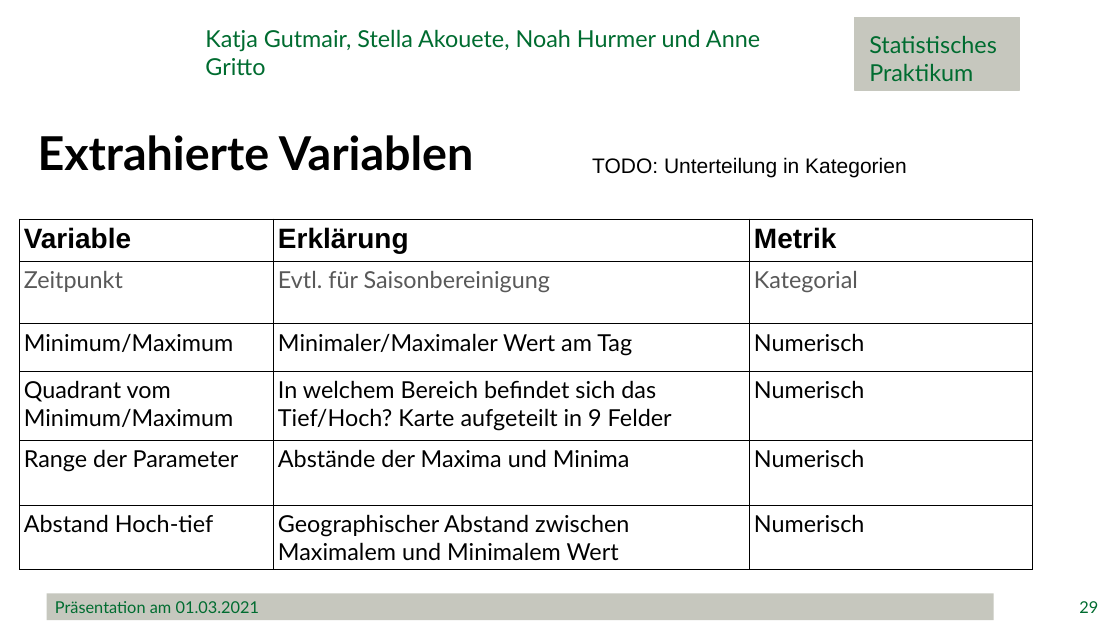
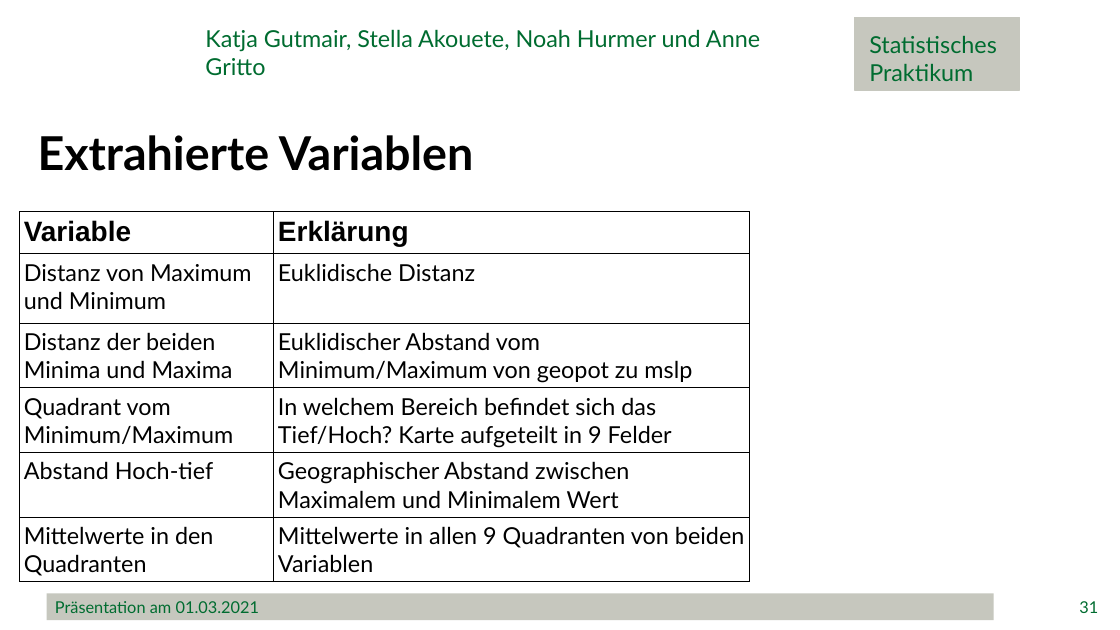
Before and after one commit to minimops/weatherFrog, a slide deck: slide 31 of documentation/ppt/Präsentation.pptx (slide 29 before the commit). Drawn at 1120x630 pixels with LibreOffice and Linux fonts; fonts in the diff are those of the drawing; background and template pictures are left out. Boxes give left, top, right and bottom in pixels: in the first picture for what was removed or moved away, otherwise in the second. Text is boxed around its words. In the diff, an @@ line names an element or a change of style, - is before the commit and + after.

```diff
--- a/documentation/ppt/Präsentation.pptx
+++ b/documentation/ppt/Präsentation.pptx
@@ text removed at <box>592,157,907,178</box> @@
-TODO: Unterteilung in Kategorien
@@ table at <box>19,212,750,582</box> @@
-column 1: Variable | Zeitpunkt | Minimum/Maximum | Quadrant vom Minimum/Maximum | Range der Parameter | Abstand Hoch-tief
-column 2: Erklärung | Evtl. für Saisonbereinigung | Minimaler/Maximaler Wert am Tag | In welchem Bereich befindet sich das Tief/Hoch? Karte aufgeteilt in 9 Felder | Abstände der Maxima und Minima | Geographischer Abstand zwischen Maximalem und Minimalem Wert
-column 3: Metrik | Kategorial | Numerisch | Numerisch | Numerisch | Numerisch
+column 1: Variable | Distanz von Maximum und Minimum | Distanz der beiden Minima und Maxima | Quadrant vom Minimum/Maximum | Abstand Hoch-tief | Mittelwerte in den Quadranten
+column 2: Erklärung | Euklidische Distanz | Euklidischer Abstand vom Minimum/Maximum von geopot zu mslp | In welchem Bereich befindet sich das Tief/Hoch? Karte aufgeteilt in 9 Felder | Geographischer Abstand zwischen Maximalem und Minimalem Wert | Mittelwerte in allen 9 Quadranten von beiden Variablen
@@ table: place and size @@
-table at <box>19,219,1033,571</box>
+table at <box>19,212,750,582</box>
@@ page number at <box>1079,601,1098,613</box>: text changed @@
-29
+31
```
Also in this commit, not shown: 3 other slides changed, 4 slides added, 1 slide removed, 1 other file.
